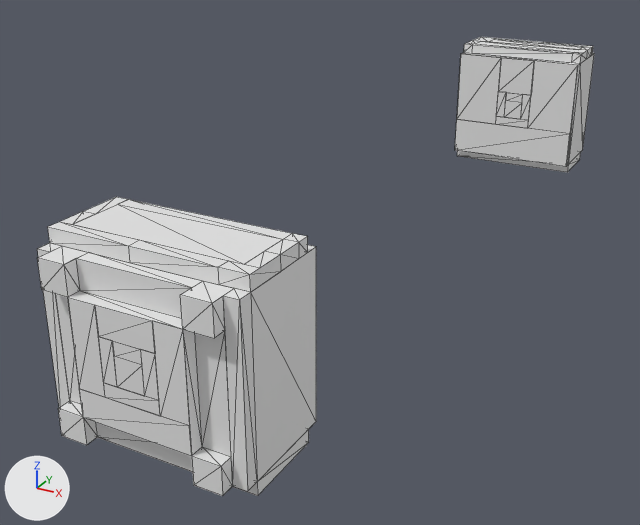
Before and after pictures for a commit that changed the glTF model assets/models/node_anchor.gltf.
Rendered twice from a 50 mm camera at (1.21, -2.89, 1.04) aimed at (-0.23, -0.27, -0.27). The axes (+X, +Y, +Z) are drawn at lower left. The lights are the same throughout. The older version comes first. Mesh edges are drawn as thin lines. Vertices at exactly the same position are counted once.

The scene before the commit, as lines of its bpy script (objects in view):
```python
me_node_anchor = bpy.data.meshes.new('node_anchor')
me_node_anchor.from_pydata(...)  # 434 vertices, 624 faces; spans x -0.28..0.28, y -1.58..1.58, z -0.28..0.28
ob_node_anchor = bpy.data.objects.new('node_anchor', me_node_anchor)
ob_node_anchor.location = (0.0, 0.0, 0.0)
```
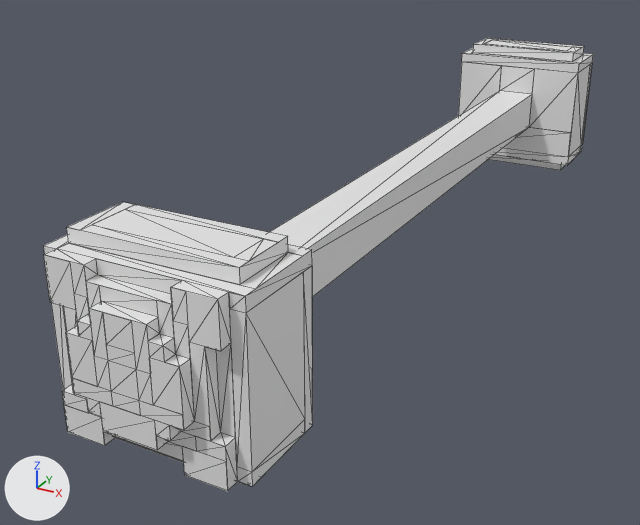
Changed parts and their boxes [x1, y1, x2, y2] in the pictures (640 x 525 px):
'node_anchor', reshaped: before [37, 37, 594, 496]; after [44, 38, 593, 491]
part 1 of me_node_anchor, rebuilt (not visible afterwards): before [455, 37, 594, 172]
part 2 of me_node_anchor, rebuilt (not visible afterwards): before [37, 197, 316, 496]
part 3 of me_node_anchor, added: after [44, 38, 593, 491]

The change, as a list of edits to the scene's bpy script:
```text
Change me_node_anchor:
    used by ob_node_anchor; location = (0.0, 0.0, 0.0)
    remove me_node_anchor.from_pydata(...)  # 434 vertices, 624 faces; spans x -0.28..0.28, y -1.58..1.58, z -0.28..0.28
    add me_node_anchor.from_pydata(...)  # 532 vertices, 746 faces; spans x -0.28..0.28, y -1.6..1.6, z -0.28..0.28
    me_node_anchor part 1: the loose piece of 127 vertices spanning x -0.28..0.28, y 1.22..1.58, z -0.28..0.28 is rebuilt with 75 vertices and now spans x -0.24..0.24, y 1.28..1.48, z -0.2..0.2
    me_node_anchor part 2: the loose piece of 107 vertices spanning x -0.28..0.28, y -1.58..-1.22, z -0.28..0.28 is rebuilt with 75 vertices and now spans x -0.24..0.24, y -1.48..-1.28, z -0.2..0.2
    me_node_anchor part 3: a new loose piece of 358 vertices spanning x -0.28..0.28, y -1.6..1.6, z -0.28..0.28
    other edits to the shape of me_node_anchor do not show in these pictures
```
